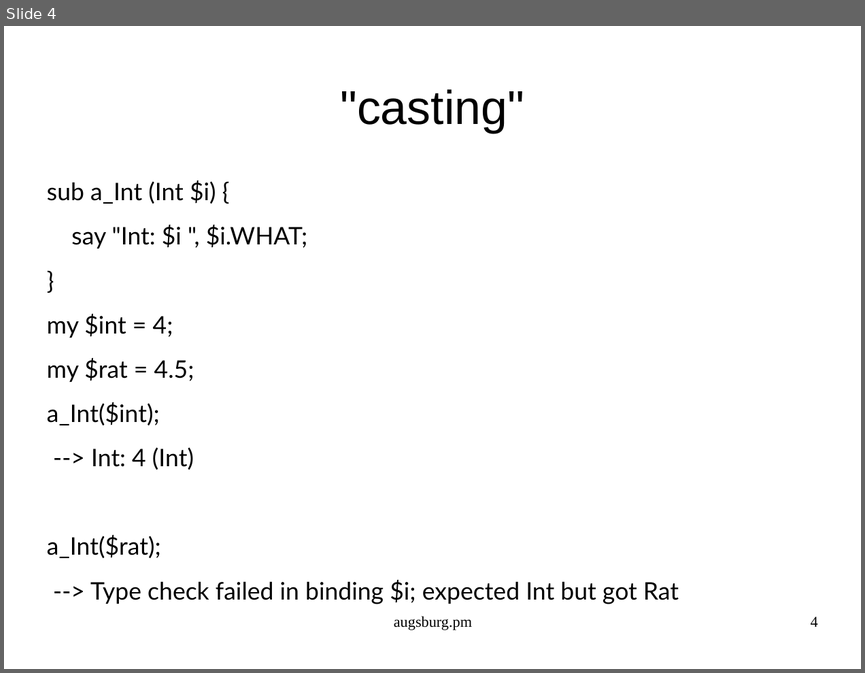
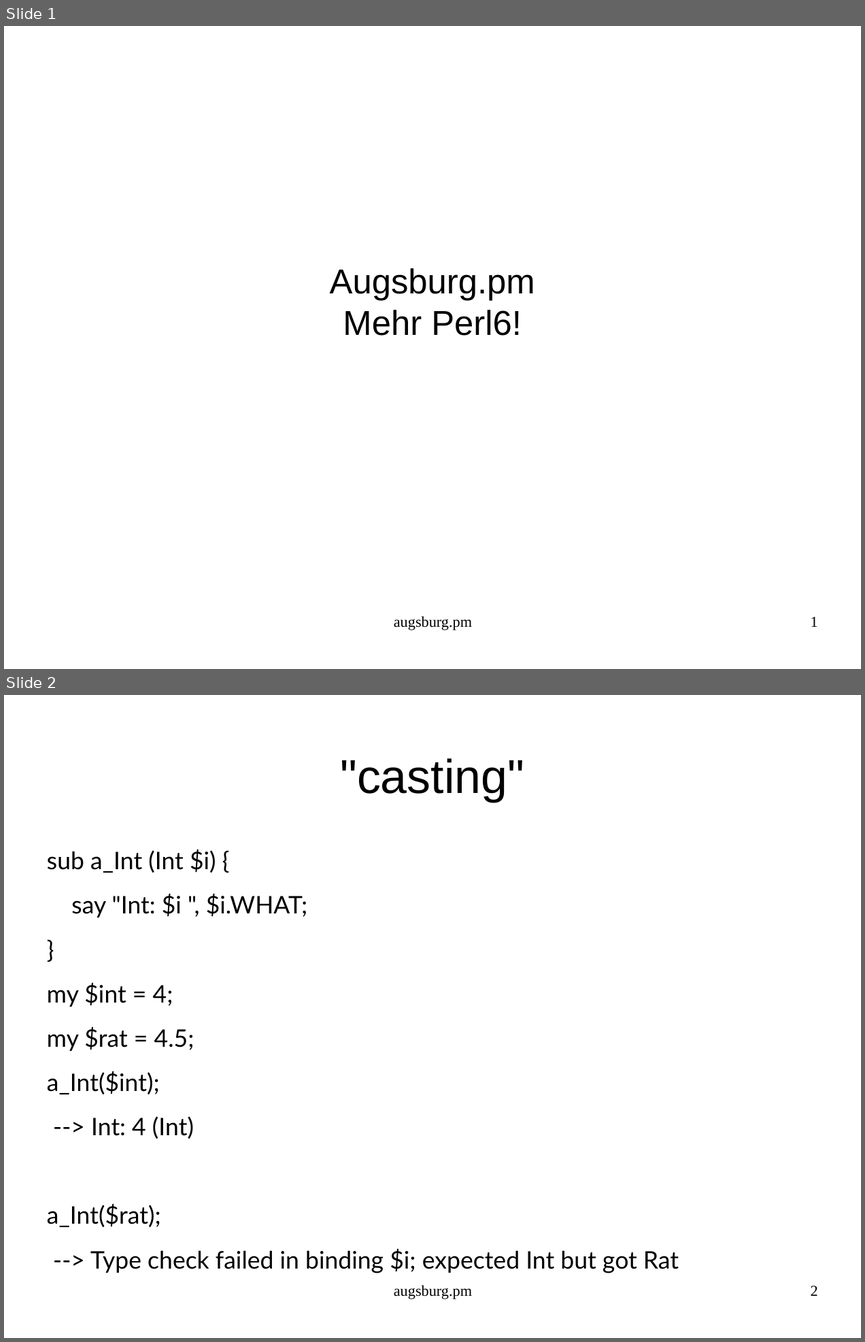
Before and after one commit to augsburgpm/augsburgpm.talk.2016.02, a slide deck: talk.odp. Shown one above the other, each under a label of ours: slide 4 before the commit, slides 1 and 2 after it. The pictures are 865x673 and 865x1342 pixels, drawn with LibreOffice and Linux fonts; fonts in the diff are those of the drawing. Boxes give left, top, right and bottom in pixels: in the first picture for what was removed or moved away, otherwise in the second. Text is boxed around its words. In the diff, an @@ line names an element or a change of style, - is before the commit and + after.

```diff
--- a/talk.odp
+++ b/talk.odp
@@ slide 1 added at (x1=4, y1=26, x2=861, y2=669), background #FFFFFF @@
@@ subtitle added at (x1=330, y1=268, x2=535, y2=335), 32 pt, text #000000 @@
+Augsburg.pm
+Mehr Perl6!
@@ text added at (x1=394, y1=616, x2=472, y2=630), 14 pt, text #000000 @@
+augsburg.pm
@@ page number added at (x1=810, y1=616, x2=818, y2=626), 14 pt, text #000000 @@
+1
@@ what was slide 4 is now slide 2 @@
@@ page number at (x1=810, y1=1285, x2=818, y2=1295): text changed @@
-4
+2
```
Also in this commit, not shown: 1 slide changed, 11 other slides added, 1 slide removed, 4 other files.
